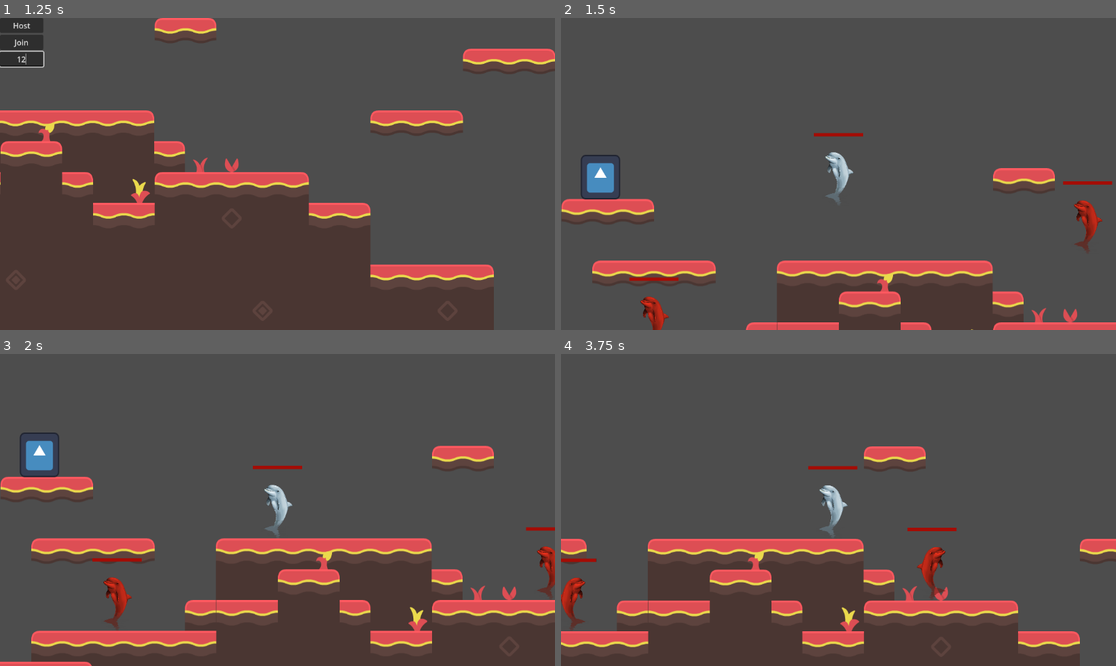
Above: before the commit, frames 1-4 (two rows, left to right).
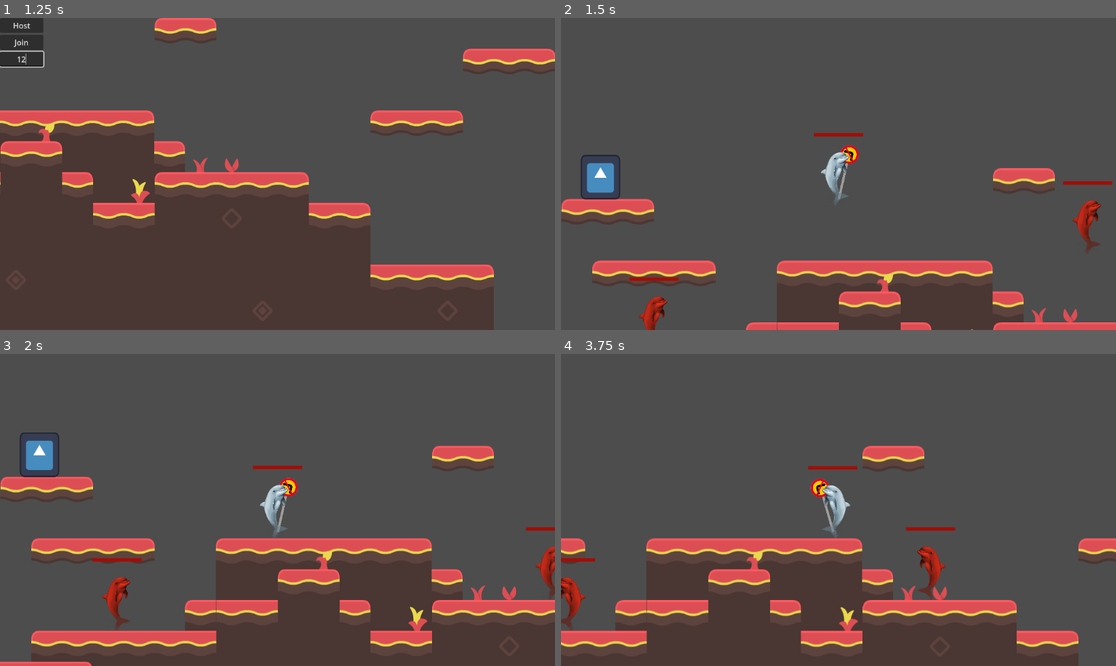
Above: after the commit, the same moments.

Repository: A-vd-E/Eget-spel
Game: Godot game, scene res://scenes/main.tscn
Same seed, same stepped clock (60 frames per second), same inputs: the game is played once before the commit and once after it. The engine's default icon, where the game draws it, is replaced by a stand-in: a white triangle on a blue panel in a dark square.
Inputs (mouse positions are in pixels of both pictures, inside the frame that each line leads up to):
- Up to frame 1 (1.25 s): click (22, 58) at 0.52 s; type "12" at 0.6 s
- Up to frame 2 (1.5 s): click "Host" at 1.25 s
- Up to frame 3 (2 s): no input
- Up to frame 4 (3.75 s): hold D (right) 2.03-3.53 s; tap X (melee_attack) at 2.1, 3.05, 3.6 s; tap Space (jump) at 2.27, 3.02 s; tap C (dash) at 2.85 s; hold A (left) from 3.53 s (still down)

Frame 1 is identical in both runs. In frame 2, 1.3% of the frame differs, in the area x 14-98%, y 40-100%; in frame 3, 2.2%; in frame 4, 3.0%, in the area x 0-100%, y 29-100%.

Commit message:
Fixes #35. Add simple weapon sprite and animation for swinging

Diff:
--- a/scenes/player.tscn
+++ b/scenes/player.tscn
@@ -7,6 +7,7 @@
 [ext_resource type="Script" uid="uid://1h33nmi68q4j" path="res://scripts/combat/health_bar.gd" id="4_qlg0r"]
 [ext_resource type="Script" uid="uid://cjtnb7uxllscb" path="res://scripts/combat/hurtbox.gd" id="4_tuyoq"]
 [ext_resource type="Script" uid="uid://csf0ypjefua5c" path="res://scripts/combat/attacking/attack_ability.gd" id="7_fjrip"]
+[ext_resource type="Texture2D" uid="uid://c566agru67r15" path="res://assets/images/Screenshot from 2026-04-28 13-41-57.png" id="8_smehm"]
 
 [sub_resource type="SceneReplicationConfig" id="SceneReplicationConfig_tuyoq"]
 properties/0/path = NodePath(".:player_id")
@@ -27,6 +28,9 @@
 properties/5/path = NodePath("HealthComponent:sync_health")
 properties/5/spawn = true
 properties/5/replication_mode = 1
+properties/6/path = NodePath(".:facing_direction")
+properties/6/spawn = true
+properties/6/replication_mode = 2
 
 [sub_resource type="SceneReplicationConfig" id="SceneReplicationConfig_g2els"]
 properties/0/path = NodePath("InputSynchronizer:input_direction")
@@ -45,6 +49,47 @@
 [sub_resource type="StyleBoxFlat" id="StyleBoxFlat_qlg0r"]
 bg_color = Color(0.6439097, 0.04708454, 0.021919081, 1)
 
+[sub_resource type="Animation" id="Animation_smehm"]
+length = 0.001
+tracks/0/type = "value"
+tracks/0/imported = false
+tracks/0/enabled = true
+tracks/0/path = NodePath("Visuals/WeaponPivot:rotation")
+tracks/0/interp = 1
+tracks/0/loop_wrap = true
+tracks/0/keys = {
+"times": PackedFloat32Array(0),
+"transitions": PackedFloat32Array(1),
+"update": 0,
+"values": [0.21962796]
+}
+
+[sub_resource type="Animation" id="Animation_ur7pv"]
+resource_name = "idle"
+
+[sub_resource type="Animation" id="Animation_y4r1p"]
+resource_name = "melee_attack"
+length = 0.2648978
+tracks/0/type = "value"
+tracks/0/imported = false
+tracks/0/enabled = true
+tracks/0/path = NodePath("Visuals/WeaponPivot:rotation")
+tracks/0/interp = 1
+tracks/0/loop_wrap = true
+tracks/0/keys = {
+"times": PackedFloat32Array(0, 0.06666667, 0.18798792, 0.2648978),
+"transitions": PackedFloat32Array(1, 1, 1, 1),
+"update": 0,
+"values": [0.21962796, -0.012052983, 2.0995407, 0.21962796]
+}
+
+[sub_resource type="AnimationLibrary" id="AnimationLibrary_d2wvv"]
+_data = {
+&"RESET": SubResource("Animation_smehm"),
+&"idle": SubResource("Animation_ur7pv"),
+&"melee_attack": SubResource("Animation_y4r1p")
+}
+
 [node name="Player" type="CharacterBody2D" unique_id=438100406]
 scale = Vector2(0.07, 0.07)
 script = ExtResource("1_g2els")
@@ -59,15 +104,9 @@
 [node name="jump_buffer_timer" type="Timer" parent="InputSynchronizer" unique_id=472552049]
 wait_time = 0.1
 
-[node name="Sprite2D" type="Sprite2D" parent="." unique_id=1545070164]
-texture = ExtResource("1_3vyb7")
-
-[node name="CollisionShape2D" type="CollisionShape2D" parent="." unique_id=1171786639]
-position = Vector2(-7.142863, 35.714314)
+[node name="Collision" type="CollisionShape2D" parent="." unique_id=1171786639]
+position = Vector2(-42.857143, 28.57143)
 shape = SubResource("RectangleShape2D_g2els")
-
-[node name="Node2D" type="Node2D" parent="." unique_id=1405311707]
-position = Vector2(0, -2)
 
 [node name="dash_timer" type="Timer" parent="." unique_id=675862883]
 wait_time = 0.2
@@ -86,7 +125,7 @@
 script = ExtResource("4_tuyoq")
 
 [node name="HurtboxCollisionShape2D" type="CollisionShape2D" parent="HealthComponent/Hurtbox" unique_id=1133688344]
-position = Vector2(7.1428432, 35.71429)
+position = Vector2(-42.85714, 28.57143)
 shape = SubResource("RectangleShape2D_qlg0r")
 
 [node name="ProgressBar" type="ProgressBar" parent="." unique_id=1718776609 node_paths=PackedStringArray("health")]
@@ -106,6 +145,36 @@
 [node name="attack_again_timer" type="Timer" parent="AttackComponent" unique_id=741379165]
 wait_time = 0.6
 
+[node name="AnimationPlayer" type="AnimationPlayer" parent="." unique_id=359446974]
+libraries/ = SubResource("AnimationLibrary_d2wvv")
+
+[node name="Visuals" type="Node2D" parent="." unique_id=418124481]
+
+[node name="WeaponPivot" type="Node2D" parent="Visuals" unique_id=1003370911]
+position = Vector2(114.28573, 128.57138)
+rotation = 0.21962796
+
+[node name="Weapon" type="Node2D" parent="Visuals/WeaponPivot" unique_id=39920673]
+position = Vector2(4.993992, -416.4666)
+
+[node name="Sprite2D" type="Sprite2D" parent="Visuals/WeaponPivot/Weapon" unique_id=2024075196]
+z_index = -2
+position = Vector2(28.401432, -415.98505)
+scale = Vector2(3.2918992, 3.2918992)
+texture = ExtResource("8_smehm")
+
+[node name="ColorRect" type="ColorRect" parent="Visuals/WeaponPivot/Weapon" unique_id=383355008]
+z_index = -3
+offset_left = -28.571428
+offset_top = -142.85715
+offset_right = 42.43994
+offset_bottom = 941.79626
+color = Color(0.61339027, 0.61339027, 0.61339027, 1)
+
+[node name="Sprite2D" type="Sprite2D" parent="Visuals" unique_id=1545070164]
+position = Vector2(-85.71429, 0)
+texture = ExtResource("1_3vyb7")
+
 [connection signal="timeout" from="InputSynchronizer/jump_buffer_timer" to="InputSynchronizer" method="_on_jump_buffer_timer_timeout"]
 [connection signal="timeout" from="dash_timer" to="." method="_on_dash_timer_timeout"]
 [connection signal="timeout" from="dash_again_timer" to="." method="_on_dash_again_timer_timeout"]
--- a/scripts/player_controller.gd
+++ b/scripts/player_controller.gd
@@ -7,6 +7,8 @@
 
 @onready var attack_component: Node = $AttackComponent
 @onready var input_synchronizer = $InputSynchronizer
+@onready var animation_player = $AnimationPlayer
+@onready var visuals = $Visuals
 @export var sync_position: Vector2
 @export var sync_velocity: Vector2
 @export var correction_strength := 10.0 # Higher means more aggresive correction
@@ -17,7 +19,7 @@
 		$InputSynchronizer.set_multiplayer_authority(id)
 
 var moving_direction: int
-var facing_direction := 1: # Latest facing moving_direction
+@export var facing_direction := 1: # Latest facing moving_direction
 	set(value):
 		if value == 0:
 			return
@@ -48,6 +50,12 @@
 
 	sync_position = global_position
 
+func _process(delta: float) -> void:
+	if facing_direction == -1:
+		visuals.scale.x = -1
+	elif facing_direction == 1:
+		visuals.scale.x = 1
+
 
 # Moved most things to _apply_movement_from_input
 func _physics_process(delta: float) -> void:
@@ -63,6 +71,7 @@
 
 		if do_melee_attack:
 			attack_component.attack()
+			rpc_play_animation.rpc("melee_attack")
 			do_melee_attack = false
 
 		if do_ranged_attack:
@@ -131,6 +140,10 @@
 		do_dash = false
 		dashing = false
 
+@rpc("call_local", "authority", "reliable")
+func rpc_play_animation(anim_name: String):
+	animation_player.play(anim_name)
+
 func dash():
 	dashing = true
 	can_dash = false
Binary file changed: assets/images/Screenshot from 2026-04-28 13-41-57.png
Binary file changed: assets/images/player/Bertil.png
